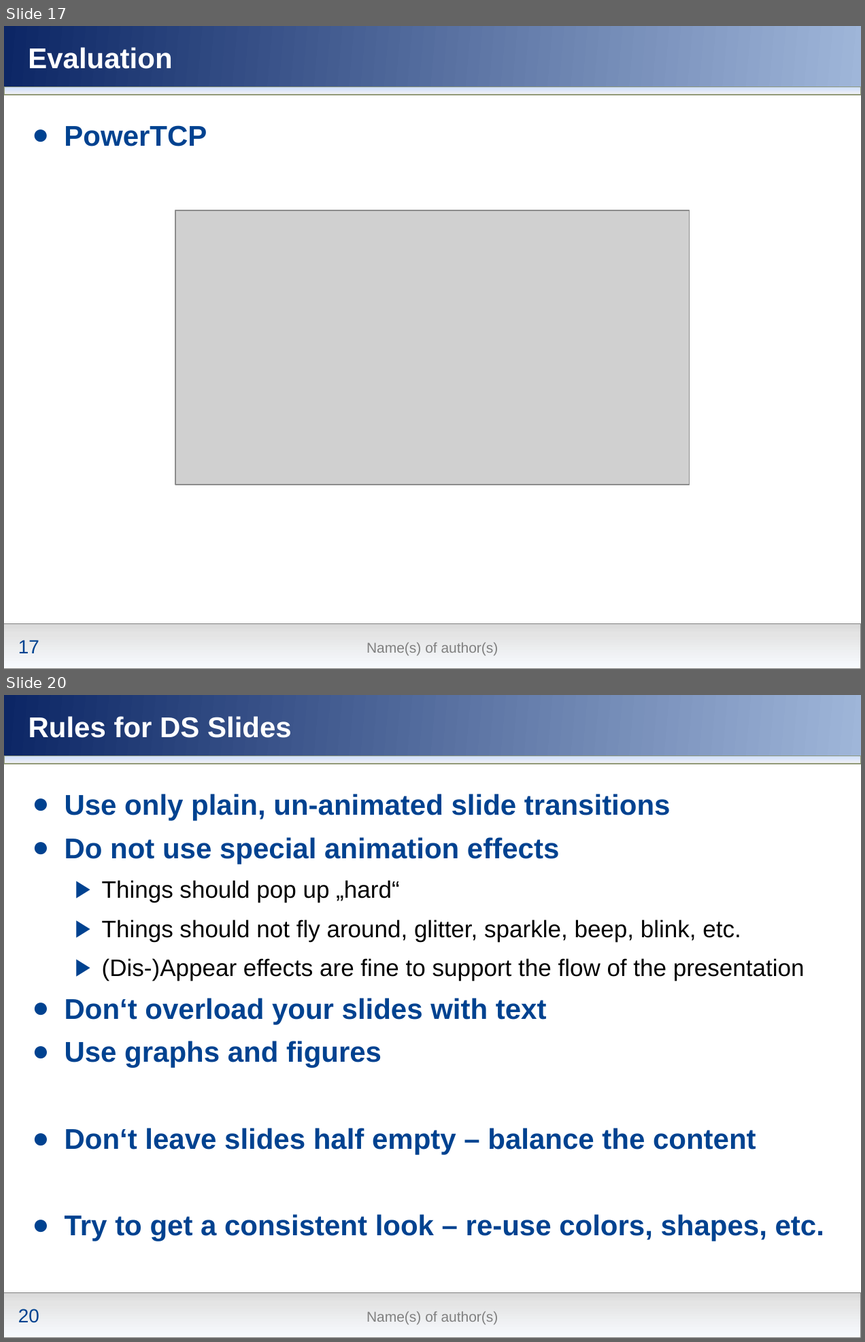
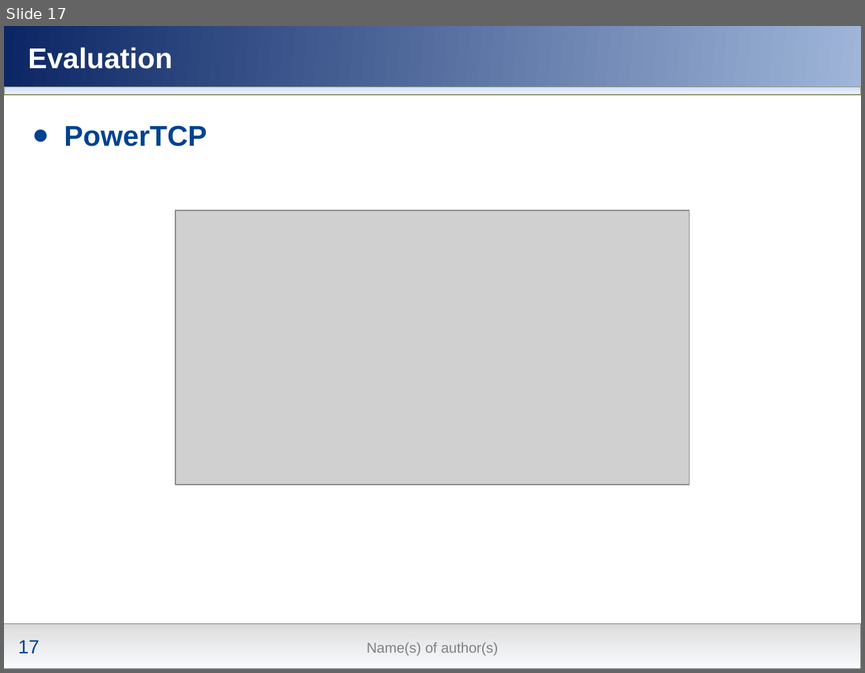
Before and after one commit to nochlachstdu/Seminararbeit, a slide deck: Modern_Congestion_Control.pptx. Shown one above the other, each under a label of ours: slides 17 and 20 before the commit, slide 17 after it; the slides between them are not shown. The pictures are 865x1342 and 865x673 pixels, drawn with LibreOffice and Linux fonts; fonts in the diff are those of the drawing; grey boxes stand for pictures; background and template pictures are left out. Boxes give left, top, right and bottom in pixels: in the first picture for what was removed or moved away, otherwise in the second. Text is boxed around its words. In the diff, an @@ line names an element or a change of style, - is before the commit and + after.

```diff
--- a/Modern_Congestion_Control.pptx
+++ b/Modern_Congestion_Control.pptx
@@ slide 20 removed at box(4, 695, 861, 1338), background gradient #00418F to #5677C1; not listed: 6 template elements that a slide beside it also shows @@
@@ title removed at box(28, 716, 292, 738) @@
-Rules for DS Slides
@@ text removed at box(65, 794, 824, 1241) @@
-● Use only plain, un-animated slide transitions
-● Do not use special animation effects
-  ▶ Things should pop up „hard“
-  ▶ Things should not fly around, glitter, sparkle, beep, blink, etc.
-  ▶ (Dis-)Appear effects are fine to support the flow of the presentation
-● Don‘t overload your slides with text
-● Use graphs and figures
-● Don‘t leave slides half empty – balance the content
-● Try to get a consistent look – re-use colors, shapes, etc.
```
Also in this commit, not shown: 14 other slides removed.
